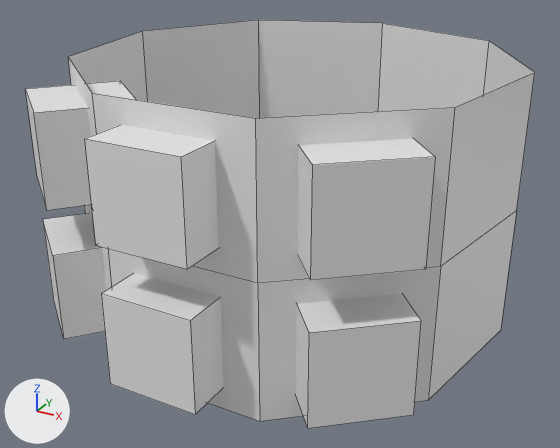
An edit to the FBX model Assets/Models/PodHolder.fbx, drawn before and after from the same camera.
Camera for both pictures: a camera (50 mm lens) standing at (1.58, -3.03, 1.89) and looking at (-0.01, -0.14, 0.45). Every picture has the same lights, and +X, +Y and +Z are marked at lower left. Mesh edges are drawn as thin lines. Where no turn or scale is listed for an object, it has been applied to the vertices.

The older version as bpy lines, for what is in view:
```python
me_podholder_geo = bpy.data.meshes.new('PodHolder.Geo')
me_podholder_geo.from_pydata(...)  # 75 vertices, 54 faces; spans x -0.98..0.98, y -1.13..1.01, z 0.0..1.2
ob_podholder = bpy.data.objects.new('PodHolder', me_podholder_geo)
ob_podholder.location = (0.0, 0.0, 0.0)
```
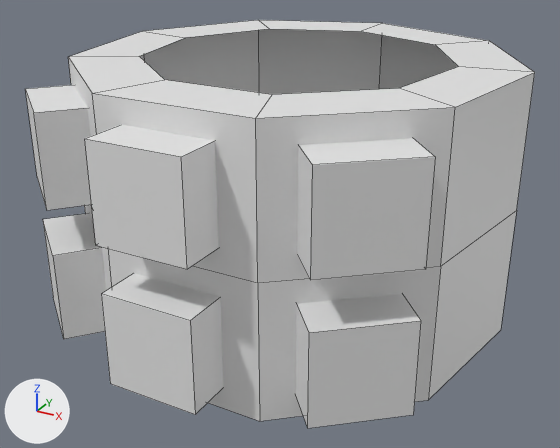
Commit message: Updated Pods

What differs and where, as boxes [x1, y1, x2, y2] in the pictures (560 x 448 px):
part 1 of me_podholder_geo, added: after [68, 20, 534, 118]

The edits, one by one:
me_podholder_geo is used by ob_podholder; location (0.0, 0.0, 0.0).
me_podholder_geo had 75 vertices, 54 faces and spanned x -0.98..0.98, y -1.13..1.01, z 0.0..1.2.
me_podholder_geo now has 84 vertices, 63 faces and spans x -0.98..0.98, y -1.13..1.01, z 0.0..1.2.
Part 1, on me_podholder_geo:
9 vertices are added at x -0.69..0.69, y -0.64..0.71, z 1.2.
9 new faces join them.
